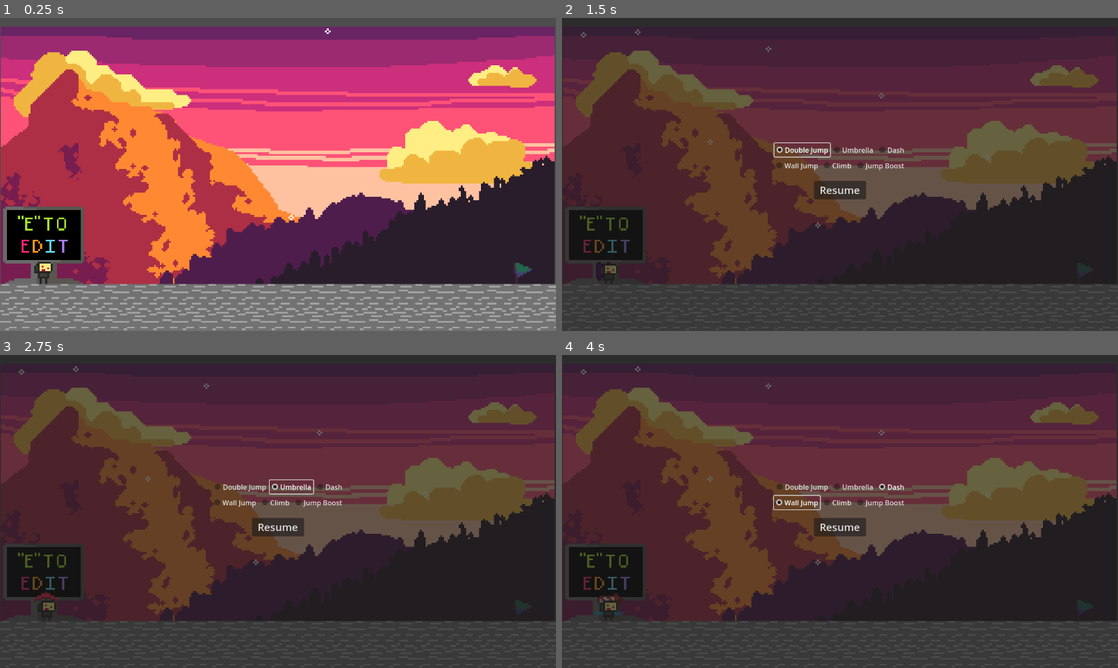
Above: before the commit, frames 1-4 (two rows, left to right).
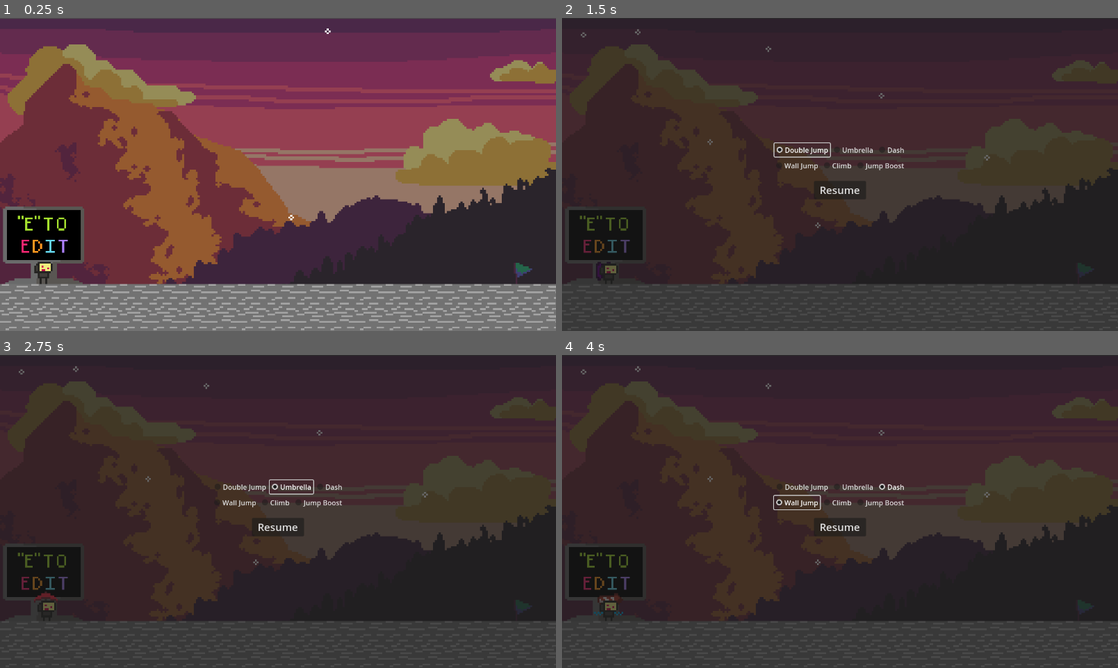
Above: after the commit, the same moments.

Repository: arcality/Built-to-Scale-GMTK-2024
Game: Godot game, scene res://scenes/main.tscn
Same seed, same stepped clock (60 frames per second), same inputs: the game is played once before the commit and once after it. The engine's default icon, where the game draws it, is replaced by a stand-in: a white triangle on a blue panel in a dark square.
Inputs (mouse positions are in pixels of both pictures, inside the frame that each line leads up to):
- Up to frame 1 (0.25 s): no input
- Up to frame 2 (1.5 s): tap Enter at 0.5 s; move the mouse to (962, 158) at 0.52 s; hold D (move_right) 0.53-1.25 s; tap E (edit) at 0.6 s; click (962, 158) at 0.67 s; tap Space (jump) at 0.77 s; click "Double Jump" at 1.25 s
- Up to frame 3 (2.75 s): click "Umbrella" at 2 s
- Up to frame 4 (4 s): click "Dash" at 2.75 s; click "Wall Jump" at 3.5 s

The runs differ from the first frame. In frame 1, 64% of the frame differs, in the area x 0-100%, y 0-86%; in frame 2, 35%; in frame 3, 35%; in frame 4, 35%.

Commit message:
desaturated background

Diff:
--- a/scenes/main.tscn
+++ b/scenes/main.tscn
@@ -15,8 +15,10 @@
 script = ExtResource("1_8n6hf")
 
 [node name="Background" type="Sprite2D" parent="."]
-position = Vector2(640, 360)
-scale = Vector2(4.25, 4.25)
+modulate = Color(0.695503, 0.695503, 0.695503, 1)
+self_modulate = Color(1, 1, 1, 0.713726)
+position = Vector2(663, 363)
+scale = Vector2(4.5125, 4.5125)
 texture = ExtResource("2_sn1e6")
 
 [node name="SnowFall" parent="." instance=ExtResource("2_awtdv")]
Not shown: 1 places in scenes/main.tscn that only renumber resources
